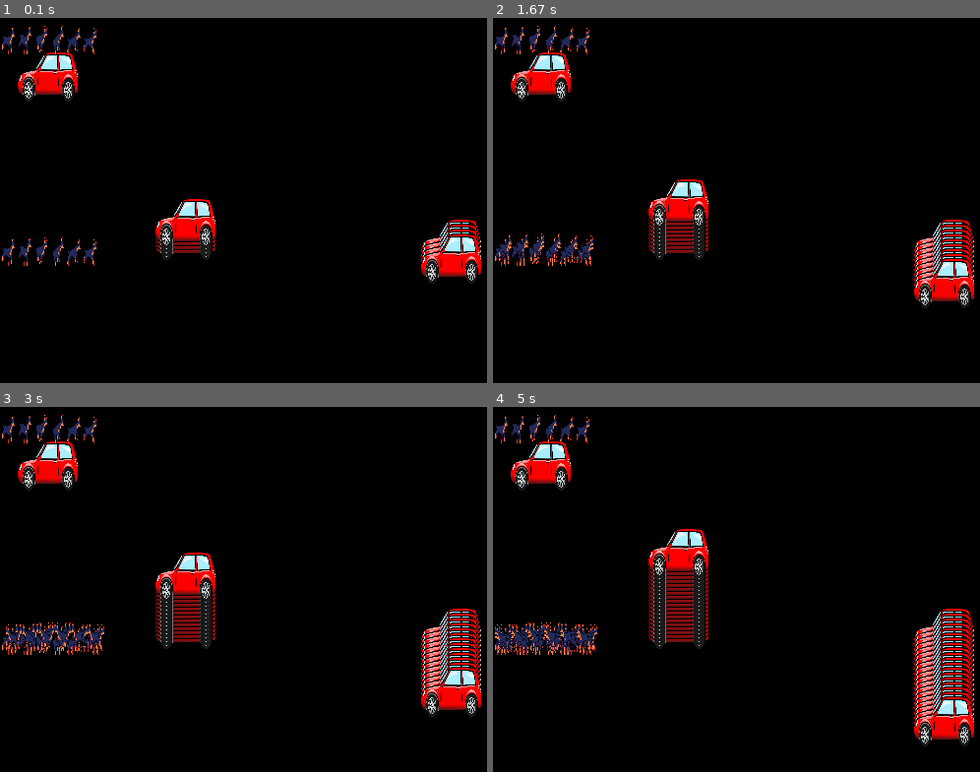
Above: before the commit, frames 1-4 (two rows, left to right).
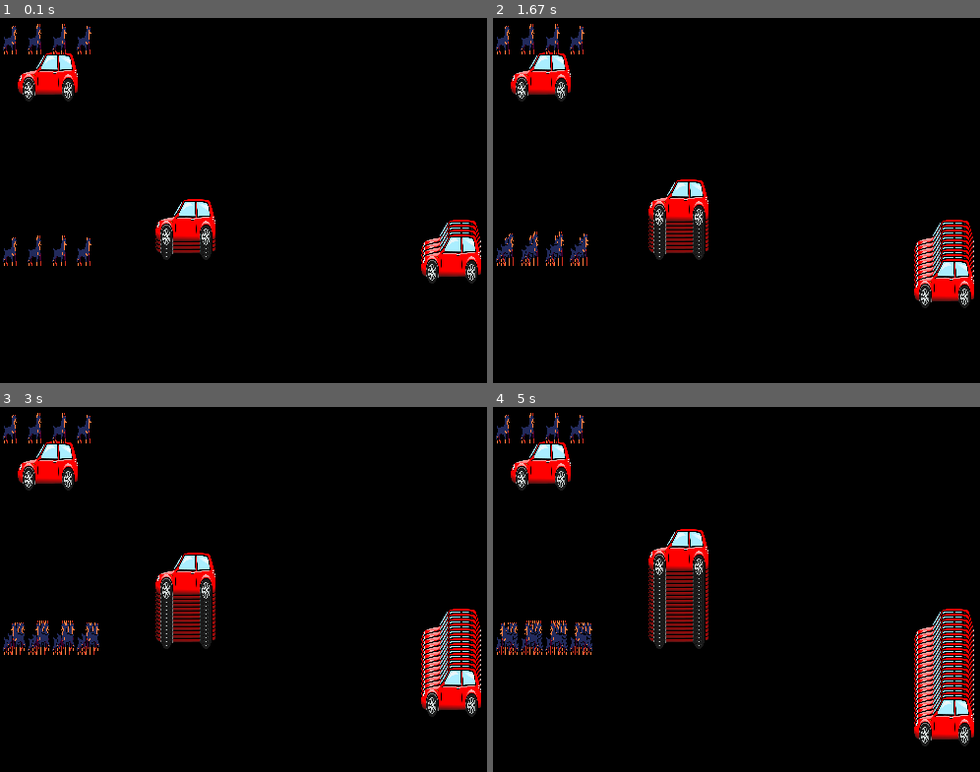
Above: after the commit, the same moments.

Repository: baby-sal/dogtective
Game: pygame game, started from Pygame_ideas/crossy_roads.py
Same seed, same stepped clock (60 frames per second), same inputs: the game is played once before the commit and once after it.
Inputs:
- Up to frame 1 (0.1 s): no input
- Up to frame 2 (1.67 s): hold Right 0.33-0.8 s; hold Up 0.83-1.38 s; hold Right from 1.42 s (still down)
- Up to frame 3 (3 s): release Right at 2.05 s; hold Left 2.08-2.75 s; hold Down from 2.78 s (still down)
- Up to frame 4 (5 s): release Down at 3.47 s; hold Left 3.5-4.2 s; hold Up 4.23-4.93 s; hold Right from 4.97 s (still down)

The runs differ from the first frame. In frame 1, 1.2% of the frame differs, in the area x 0-20%, y 1-68%; in frame 2, 1.4%; in frame 3, 1.6%; in frame 4, 1.7%, in the area x 0-22%, y 1-68%.

Commit message:
changed image from walk to idle

Diff:
--- a/Pygame_ideas/crossy_roads.py
+++ b/Pygame_ideas/crossy_roads.py
@@ -12,12 +12,12 @@
 
         #IMAGES NEED TO UPDATE
         #DOG 1 right
-        self.dog1 = p.image.load('../logic/assets/images/characters/dogtective_sprite/Walk.png').convert_alpha()
-        """#DOG 2 left"""
-        """self.dog2 = p.image.load('dog2.png') # update to file name
+        self.dog1 = p.image.load('../logic/assets/images/characters/dogtective_sprite/Idle.png').convert_alpha()
+        """#DOG 2 left
+        self.dog2 = p.image.load('dog2.png') # update to file name
         #Dog idle right
-        self.dog3 = p.image.load('../logic/assets/images/characters/dogtective_sprite/Idle.png')"""
-        """#Dog idle left - need to update
+        self.dog3 = p.image.load('../logic/assets/images/characters/dogtective_sprite/Walk.png')
+        #Dog idle left - need to update
         self.dog4 = p.image.load('dog4.png')"""
         #set width and height for dog image 1
         self.dog1 = p.transform.scale(self.dog1, (self.width, self.height))
